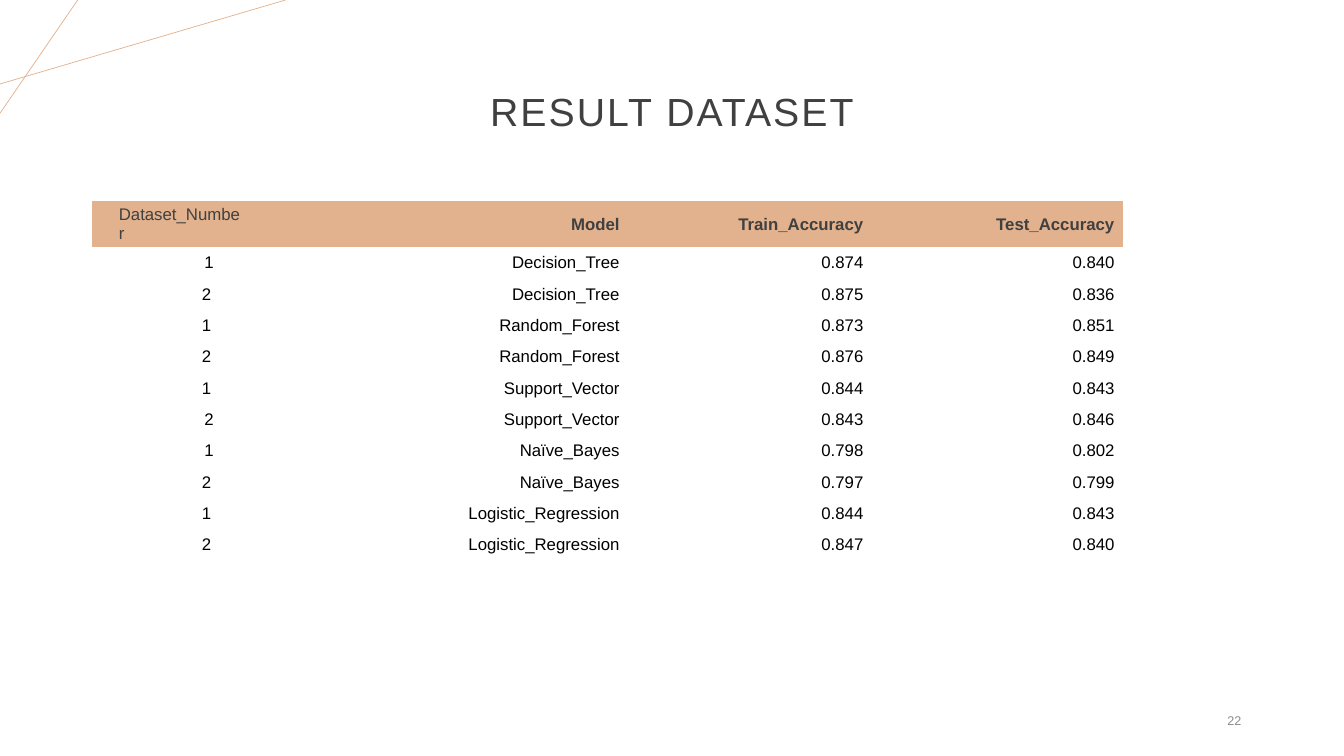
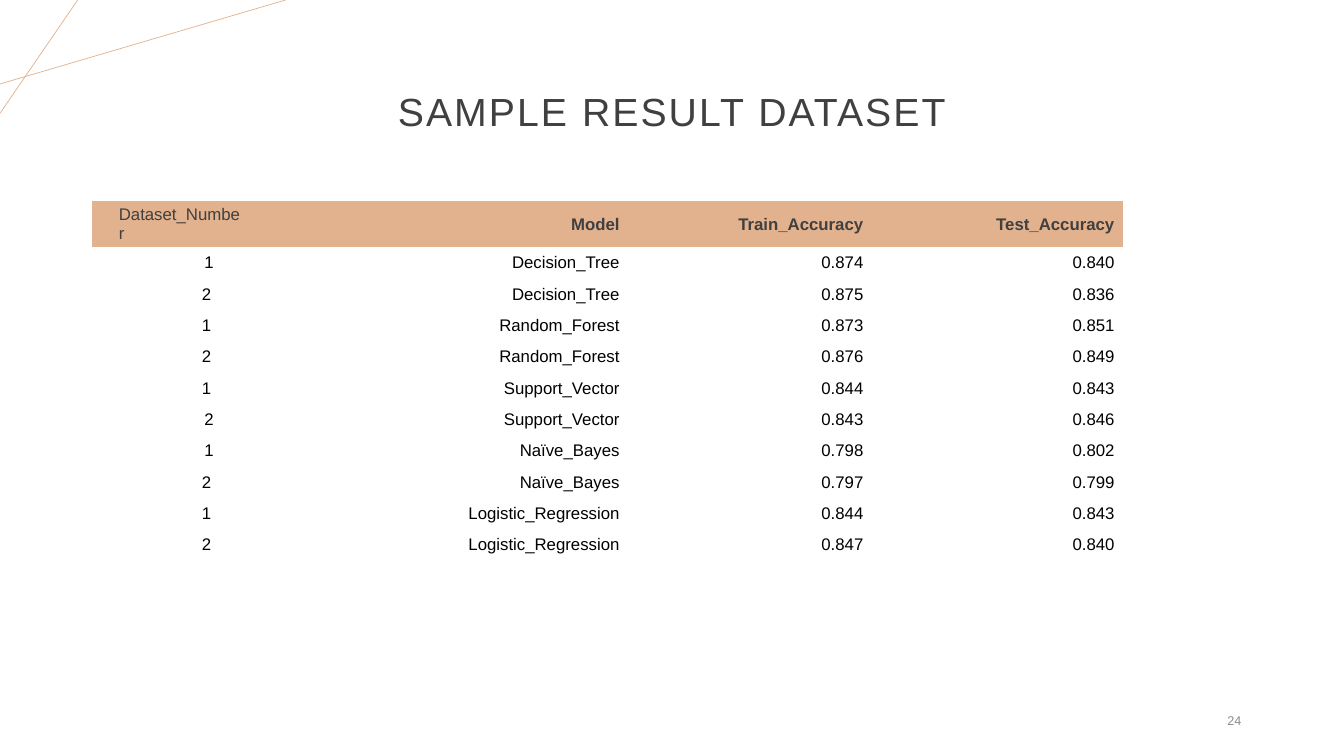
Before and after one commit to Hetansh-patel/Income-Prediction-With-R, a slide deck: slide 24 of R Project.pptx (slide 22 before the commit). Drawn at 1344x756 pixels with LibreOffice and Linux fonts; fonts in the diff are those of the drawing. Boxes give left, top, right and bottom in pixels: in the first picture for what was removed or moved away, otherwise in the second. Text is boxed around its words. In the diff, an @@ line names an element or a change of style, - is before the commit and + after.

```diff
--- a/R Project.pptx
+++ b/R Project.pptx
@@ title at (x1=398, y1=98, x2=945, y2=127): text changed @@
-RESULT DATASET
+SAMPLE RESULT DATASET
@@ page number at (x1=1227, y1=716, x2=1241, y2=725): text changed @@
-22
+24
```
Also in this commit, not shown: 3 other slides changed, 8 slides added, 2 slides removed.
